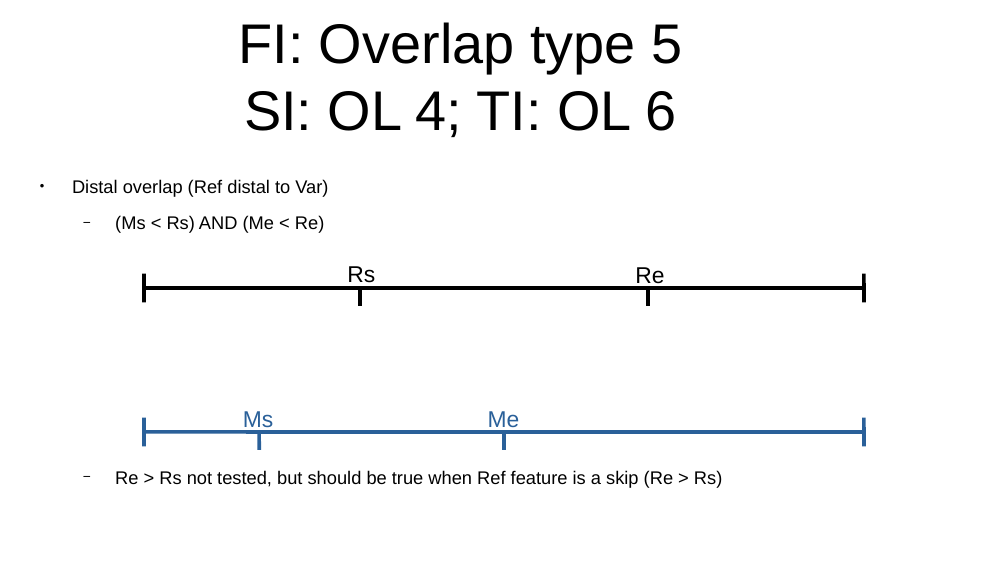
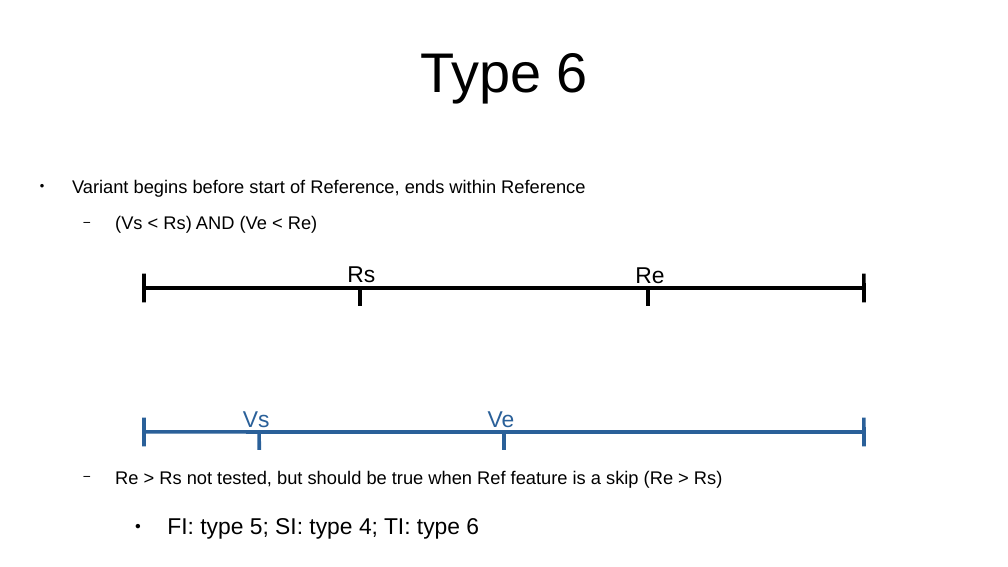
Before and after one commit to Replicon-genetics/rg_exploder_public_documents, a slide deck: slide 15 of Overlap_types_decription.odp (slide 12 before the commit). Drawn at 1008x567 pixels with LibreOffice and Linux fonts; fonts in the diff are those of the drawing. Boxes give left, top, right and bottom in pixels: in the first picture for what was removed or moved away, otherwise in the second. Text is boxed around its words. In the diff, an @@ line names an element or a change of style, - is before the commit and + after.

Commit message:
Overlap types description
Modified for current implementation, rewording and retaining legacy information

```diff
--- a/Overlap_types_decription.odp
+++ b/Overlap_types_decription.odp
@@ title removed at (238, 22, 682, 137) @@
-FI: Overlap type 5
-SI: OL 4; TI: OL 6
@@ title added at (420, 53, 588, 102), 44 pt, text #000000 @@
+Type 6
@@ text at (72, 179, 585, 233): text changed @@
-● Distal overlap (Ref distal to Var)
-  − (Ms < Rs) AND (Me < Re)
+● Variant begins before start of Reference, ends within Reference
+  − (Vs < Rs) AND (Ve < Re)
@@ text at (243, 411, 270, 432): text changed @@
-Ms
+Vs
@@ text at (488, 411, 515, 433): text changed @@
-Me
+Ve
@@ text added at (167, 518, 479, 539), 18 pt, text #000000 @@
+● FI: type 5; SI: type 4; TI: type 6
```
Also in this commit, not shown: 21 other slides changed, 5 slides added, 1 slide removed, 1 other file.
